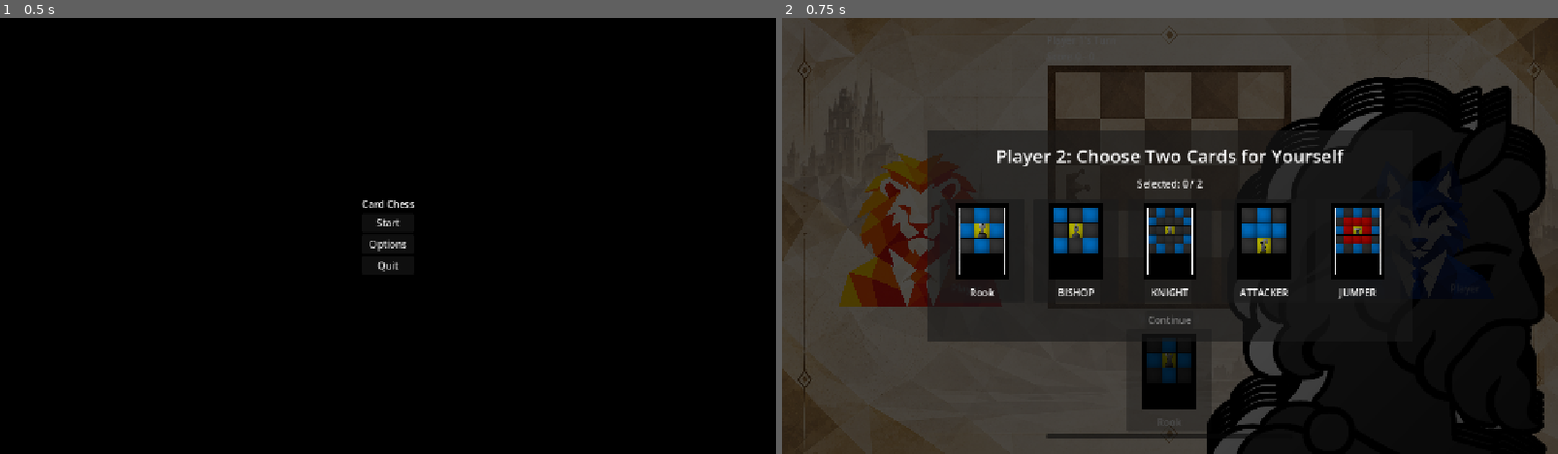
Above: before the commit, frames 1-2 (left to right).
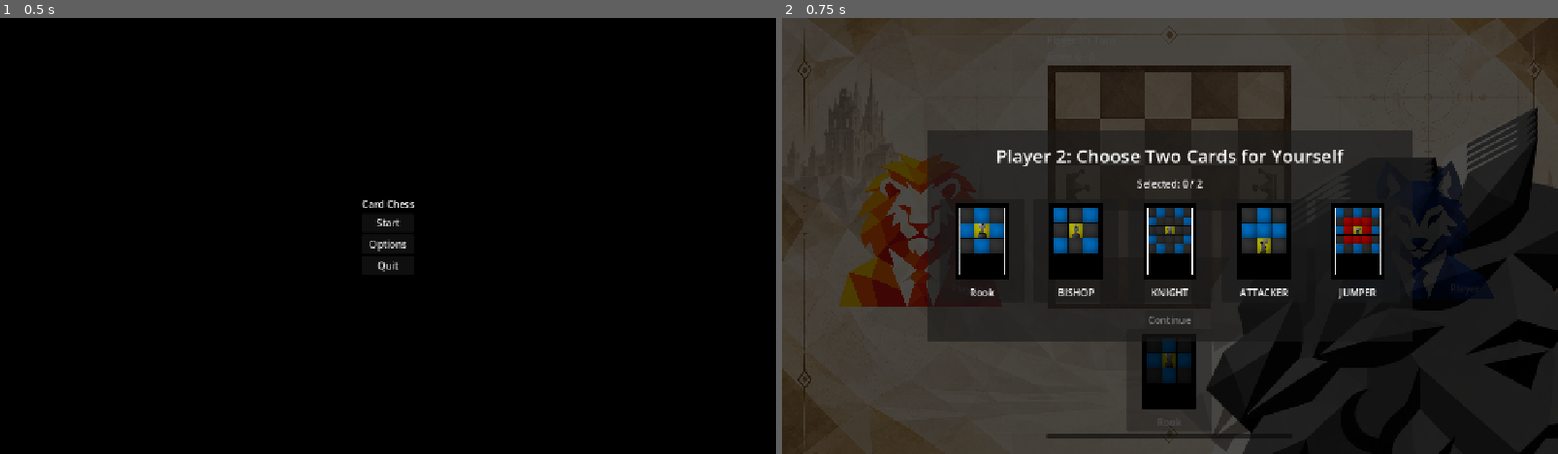
Above: after the commit, the same moments.

Repository: ryanh6/cardChess
Game: Godot game, scene res://scenes/main.tscn
Same seed, same stepped clock (60 frames per second), same inputs: the game is played once before the commit and once after it. The project has no main scene, so this scene is started directly.
Inputs:
- Up to frame 1 (0.5 s): no input
- Up to frame 2 (0.75 s): click "Start" at 0.5 s

Frame 1 is identical in both runs. In frame 2, 9.0% of the frame differs, in the area x 54-100%, y 13-100%.

Commit message:
New assets, fixed incorrect call to cardType
imported new assets for pieces, fixed issue in which setCardType called to a card.enum instead of a card

Diff:
--- a/scripts/interface/draftScreen.gd
+++ b/scripts/interface/draftScreen.gd
@@ -34,10 +34,13 @@
 	else:
 		cardSelection = firstPlayerCardList
 
-	if cardSelection.has(currentCardType):
-		cardSelection.erase(currentCardType)
+	var existingCard: Card = findCardByType(cardSelection, currentCardType)
+
+	if existingCard != null:
+		cardSelection.erase(existingCard)
 	elif cardSelection.size() < 2:
-		cardSelection.append(currentCardType)
+		var newCard: Card = Card.new(currentCardType)
+		cardSelection.append(newCard)
 
 	_refresh()
 
@@ -63,9 +66,23 @@
 	selectionLabel.text = "Selected: %d / 2" % cardSelection.size()
 	confirmationButton.disabled = cardSelection.size() != 2
 
+	for cardInterface in cardList:
+		var currentType: Card.type = cardInterface.cardType
+
+		var chosenBySecondPlayer: bool = hasCardType(secondPlayerCardList, currentType)
+		var currentlySelected: bool = hasCardType(cardSelection, currentType)
+
+		cardInterface.visible = (secondPlayerChoosing or not chosenBySecondPlayer)
+
+		cardInterface.disabled = false
+		cardInterface.setSelected(currentlySelected)
+
+func findCardByType(cardList: Array[Card], requestedType: Card.type) -> Card:
 	for card in cardList:
-		var currentType = card.cardType
+		if card.cardType == requestedType:
+			return card
 
-		card.visible = secondPlayerChoosing or not secondPlayerCardList.has(currentType)
-		card.disabled = false
-		card.setSelected(cardSelection.has(currentType))
+	return null
+
+func hasCardType(cardList: Array[Card], requestedType: Card.type) -> bool:
+	return findCardByType(cardList, requestedType) != null
--- a/scripts/interface/gameScreen.gd
+++ b/scripts/interface/gameScreen.gd
@@ -57,9 +57,13 @@
 	updateHand(0, playerOneCards)
 	updateHand(1, playerTwoCards)
 
-	waitingCard.setCardType(game.waitingCard)
-	waitingCard.disabled = true
-	waitingCard.setSelected(false)
+	if game.waitingCard != null:
+		waitingCard.visible = true
+		waitingCard.setCardType(game.waitingCard.cardType)
+		waitingCard.disabled = true
+		waitingCard.setSelected(false)
+	else:
+		waitingCard.visible = false
 
 	if game.phase == Game.gamePhase.ENDROUND or game.phase == Game.gamePhase.ENDGAME:
 		nextRoundButton.visible = true
@@ -69,7 +73,7 @@
 	else:
 		nextRoundButton.text = "Return To Title Screen"
 
-func updateHand(playerID: int, playerHand: Array[CardInterface]):
+func updateHand(playerID: int, playerHand: Array[CardInterface]) -> void:
 	var currentHand: Array[Card] = game.playerList[playerID].currentCards
 
 	for index in playerHand.size():
@@ -80,8 +84,7 @@
 			continue
 
 		currentCard.setCardType(currentHand[index].cardType)
-		if game.phase != Game.gamePhase.PLAYING or playerID != game.currentPlayerID:
-			currentCard.disabled = true
+		currentCard.disabled = (game.phase != Game.gamePhase.PLAYING or playerID != game.currentPlayerID)
 		currentCard.setSelected(playerID == game.currentPlayerID and index == game.selectedCardIndex)
 
 func onHandCardSelected(cardType: Card.type, playerID: int, cardIndex: int):
--- a/scripts/logic/game.gd
+++ b/scripts/logic/game.gd
@@ -19,7 +19,7 @@
 
 var currentPlayerID: int = 0
 var secondPlayerID: int = 1
-var waitingCard = Card.type.ROOK
+var waitingCard = Card.new(Card.type.ROOK)
 var selectedPiece: Vector2i
 var selectedCardIndex: int
 var throneOccupantID: int
Binary file changed: assets/blackPiece.png
Binary file changed: assets/whitePiece.png
Not shown, added: scenes/screens/draftScreen.tscn902292154.tmp
Not shown, added: scenes/screens/draftScreen.tscn908551560.tmp
